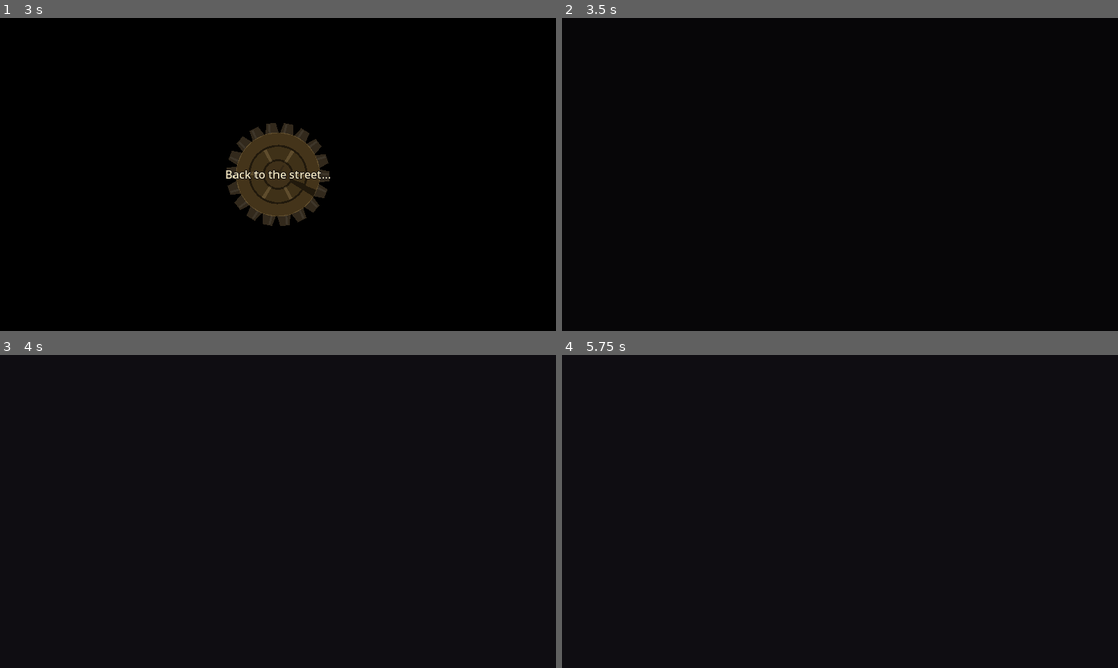
Above: before the commit, frames 1-4 (two rows, left to right).
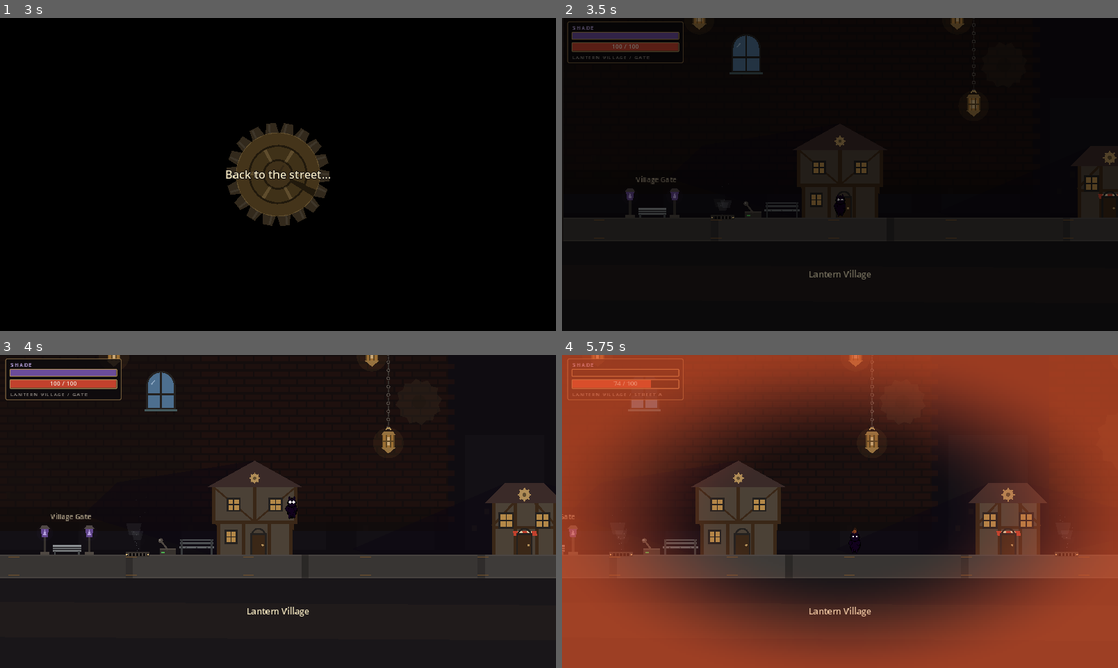
Above: after the commit, the same moments.

Repository: lukezhang2/Eclipseborn
Game: Godot game, scene res://scenes/rooms/HouseInterior.tscn
Two runs of this game, one before a commit and one after it. Both use one fixed random seed, a clock stepped at 60 frames per second and the inputs below. This scene is started directly instead of the project's main scene.
Inputs (mouse positions are in pixels of both pictures, inside the frame that each line leads up to):
- Up to frame 1 (3 s): tap Enter at 0.5 s; move the mouse to (400, 158) at 0.52 s; hold D (move_right) 0.53-1.25 s; tap E (interact) at 0.6, 2.3 s; click (400, 158) at 0.67 s; tap Space (jump) at 0.77 s; drag from (166, 190) to (505, 89) at 1.27 s; move the mouse to (333, 105) at 2.02 s; hold A (move_left) 2.03-2.75 s; hold S (crouch) 2.03-2.75 s; drag from (250, 237) to (350, 183) at 2.77 s
- Up to frame 2 (3.5 s): no input
- Up to frame 3 (4 s): move the mouse to (444, 558) at 3.52 s; hold D (move_right) from 3.53 s (still down); hold Down (look_down) from 3.53 s (still down); tap Space (jump) at 3.77 s; tap E (interact) at 3.8 s
- Up to frame 4 (5.75 s): release D (move_right) at 4.25 s; release Down (look_down) at 4.25 s; drag from (673, 464) to (756, 433) at 4.27 s; move the mouse to (867, 511) at 5.02 s; hold D (move_right) from 5.03 s (still down); hold V (pull) from 5.03 s (still down); click (867, 511) at 5.17 s; tap E (interact) at 5.3 s

Frame 1 is identical in both runs. In frame 2, 6.3% of the frame differs, in the area x 0-100%, y 0-84%; in frame 3, 16%; in frame 4, 86%, in the area x 0-100%, y 0-100%.
Error before the commit: Invalid assignment of property or key 'map_min_24' with value of type 'float' on a base object of type 'Node (GameState.gd)'. (res://scripts/world/LanternVilla…

Commit message:
v0.1.36: fix rooms crashing on load; light fits the houses; village polish.
v0.1.34's letter-to-number piece id rename also renamed code names that
end in a single letter (map_min_x -> map_min_24, MAP_W -> MAP_23, ...).
GameState has no map_min_24, so LanternVillage and CursedCottage errored
in _ready and never finished building. Restored those identifiers in
LanternVillage, CursedCottage and ZoneCatalog; string piece ids keep the
new numbers.

Light washes were built with the lamp as the first vertex, so the fan
never closed and left an unlit wedge pointing right from every lamp; they
now use ray end points only. House light blockers were wider at the eaves
than at the base (and backed by a hull/AABB), so they blocked the empty
space beside each wall; they are now exactly the walls plus the roof
above them, and LightOnlyBlocker's physics shape is the exact outline
split into convex pieces. Fixed lamps in rooms without a solid ceiling
hang their link chain from the overhead pipe; wire lanterns use the same
chain. Decor crates are dark-oak planks (no X). Jars keep their
proportions in wide boxes. Bench and vent nudged clear of the Keep and
Gearwright in lukezhang's v0.1.32 layout.

Co-Authored-By: Claude Opus 5.5 <noreply@anthropic.com>

Diff:
--- a/data/levels/lantern_village.json
+++ b/data/levels/lantern_village.json
@@ -132,7 +132,7 @@
 			"name": "Bench",
 			"rotation": 0,
 			"w": 60,
-			"x": 455,
+			"x": 421,
 			"y": 500
 		},
 		{
@@ -146,7 +146,7 @@
 			"name": "Steam Vent",
 			"rotation": 0,
 			"w": 36,
-			"x": 1053,
+			"x": 1080,
 			"y": 500
 		},
 		{
--- a/project.godot
+++ b/project.godot
@@ -7,7 +7,7 @@
 
 config/name="Eclipseborn"
 config/description="You aren't moving platforms. You're changing what counts as a platform."
-config/version="0.1.35"
+config/version="0.1.36"
 run/main_scene="res://scenes/ui/BootSplash.tscn"
 config/features=PackedStringArray("4.3", "Forward Plus")
 config/icon="res://icon.svg"
--- a/scripts/autoload/ShadowWorld.gd
+++ b/scripts/autoload/ShadowWorld.gd
@@ -326,14 +326,15 @@
 		exclude = light.get_exclude_rids()
 
 	var angles := _collect_ray_angles(origin, radius, view)
+	## Ray end points only. With the origin as the first vertex, the polygon's closing edge ran
+	## back to the origin and left the wedge between the last and first ray (angle 0) unlit.
 	var pts := PackedVector2Array()
-	pts.append(origin)
 	for i in angles.size():
 		var dir := Vector2.from_angle(angles[i])
 		pts.append(_cast_ray(space, origin, dir, radius, exclude))
 
-	if pts.size() < 4:
-		pts = PackedVector2Array([origin])
+	if pts.size() < 3:
+		pts = PackedVector2Array()
 		for i in 24:
 			var a := TAU * float(i) / 24.0
 			pts.append(origin + Vector2.from_angle(a) * mini(radius, 64.0))
@@ -364,10 +365,10 @@
 	ring.default_color = Color(core.r, core.g, core.b, mini(0.9, core.a + 0.25 + intensity * 0.08))
 	ring.z_index = -11
 	ring.clear_points()
-	for i in range(1, pts.size()):
-		ring.add_point(pts[i])
-	if pts.size() > 1:
-		ring.add_point(pts[1])
+	for p in pts:
+		ring.add_point(p)
+	if pts.size() > 0:
+		ring.add_point(pts[0])
 	_root.add_child(ring)
 	_visuals.append(ring)
 
--- a/scripts/editor/ZoneCatalog.gd
+++ b/scripts/editor/ZoneCatalog.gd
@@ -66,12 +66,12 @@
 
 static func _village() -> Array:
 	var FLOOR_TOP := PieceSpecs.floor_top_for_zone("lantern_village")
-	var MAP_23 := 3200.0
+	var MAP_W := 3200.0
 	var out: Array = []
-	out.append(_p("floor_main", "floor", "Cobble Floor", MAP_23 * 0.5, 520, MAP_23, 40))
+	out.append(_p("floor_main", "floor", "Cobble Floor", MAP_W * 0.5, 520, MAP_W, 40))
 	out.append(_p("border_left", "wall", "Border Left", 24, 330, 48, 360))
-	out.append(_p("border_right", "wall", "Border Right", MAP_23 - 24, 330, 48, 360))
-	out.append(_p("pipe_wire", "prop_pipe", "Overhead Wire", MAP_23 * 0.5, 90, MAP_23 - 120, 12))
+	out.append(_p("border_right", "wall", "Border Right", MAP_W - 24, 330, 48, 360))
+	out.append(_p("pipe_wire", "prop_pipe", "Overhead Wire", MAP_W * 0.5, 90, MAP_W - 120, 12))
 	out.append(_plight("lantern_1", "Hanging Lantern 1", 280, 160, 120))
 	out.append(_plight("lantern_2", "Hanging Lantern 2", 720, 160, 120))
 	out.append(_plight("lantern_3", "Hanging Lantern 3", 1600, 160, 120))
@@ -106,7 +106,7 @@
 	out.append(_p("bg_gear_2", "prop_bg_gear", "BG Gear 2", 2200, 260, 140, 140))
 	out.append(_p("enemy_1", "prop_enemy", "Wander Enemy 1", 1500, FLOOR_TOP - 20, 28, 36))
 	out.append(_p("enemy_2", "prop_enemy", "Wander Enemy 2", 2050, FLOOR_TOP - 20, 28, 36))
-	out.append(_p("tower", "prop_tower", "Clockwork Tower", MAP_23 - 200, FLOOR_TOP, 160, 280))
+	out.append(_p("tower", "prop_tower", "Clockwork Tower", MAP_W - 200, FLOOR_TOP, 160, 280))
 	out.append(_p("shade_heart", "prop_pickup", "Shade Heart", 2407.53247070312, 256, 28, 28))
 	out.append(_p("checkpoint_gate", "prop_checkpoint", "Checkpoint (village gate) — the … hearth", 200, FLOOR_TOP, 56, 24))
 	return out
@@ -115,19 +115,19 @@
 static func _house_interior(house_id: String) -> Array:
 	var profile := HouseProfiles.get_profile(house_id)
 	var FLOOR_TOP := 500.0
-	var MAP_23 := 720.0
+	var MAP_W := 720.0
 	var out: Array = []
-	out.append(_p("floor_main", "floor", "Shop Floor", MAP_23 * 0.5, FLOOR_TOP + 20.0, MAP_23, 40))
-	out.append(_p("roof_main", "wall", "Shop Roof", MAP_23 * 0.5, 180.0, MAP_23, 36))
+	out.append(_p("floor_main", "floor", "Shop Floor", MAP_W * 0.5, FLOOR_TOP + 20.0, MAP_W, 40))
+	out.append(_p("roof_main", "wall", "Shop Roof", MAP_W * 0.5, 180.0, MAP_W, 36))
 	out.append(_p("border_left", "wall", "Border Left", 24, 330, 48, 360))
-	out.append(_p("border_right", "wall", "Border Right", MAP_23 - 24, 330, 48, 360))
-	out.append(_p("desk", "prop_desk", "Shop Desk", MAP_23 * 0.5, FLOOR_TOP - 8, 200, 28))
+	out.append(_p("border_right", "wall", "Border Right", MAP_W - 24, 330, 48, 360))
+	out.append(_p("desk", "prop_desk", "Shop Desk", MAP_W * 0.5, FLOOR_TOP - 8, 200, 28))
 	out.append(_p("exit_door", "prop_exit", "Exit Door", 80, FLOOR_TOP, 40, 50))
-	out.append(_plight("lamp_moon", "Moon Lamp", MAP_23 - 100, 260, 140))
+	out.append(_plight("lamp_moon", "Moon Lamp", MAP_W - 100, 260, 140))
 	out.append(_pnpc(
 		str(profile.get("npc_id", "npc_shop")),
 		str(profile.get("keeper_name", "Keeper")),
-		MAP_23 * 0.5,
+		MAP_W * 0.5,
 		float(profile.get("npc_25", FLOOR_TOP - 40)),
 		profile.get("lines", []),
 		profile.get("shop_items", ShopCatalog.default_shop_stock())
--- a/scripts/shadow/LightOnlyBlocker.gd
+++ b/scripts/shadow/LightOnlyBlocker.gd
@@ -19,16 +19,14 @@
 	body.set_meta("light_only_blocker", true)
 	body.collision_layer = PieceSpecs.LIGHT_BLOCK_PHYSICS_LAYER
 	body.collision_mask = 0
-	## Rectangle hull is more reliable for ray hits than a concave roof poly.
-	var aabb := Rect2(local_poly[0], Vector2.ZERO)
-	for p in local_poly:
-		aabb = aabb.expand(p)
-	var cs := CollisionShape2D.new()
-	var rect := RectangleShape2D.new()
-	rect.size = aabb.size
-	cs.shape = rect
-	cs.position = aabb.position + aabb.size * 0.5
-	body.add_child(cs)
+	## Exact outline, split into convex pieces: as reliable for ray hits as a rectangle, but it
+	## never blocks open space (a bounding box or hull blocks the empty corners beside a roof).
+	for piece in Geometry2D.decompose_polygon_in_convex(local_poly):
+		var cs := CollisionShape2D.new()
+		var shape := ConvexPolygonShape2D.new()
+		shape.points = piece
+		cs.shape = shape
+		body.add_child(cs)
 	parent.add_child(body)
 
 	## Full silhouette for geometry occlusion (includes roof peak).
--- a/scripts/shadow/LightSource.gd
+++ b/scripts/shadow/LightSource.gd
@@ -203,7 +203,15 @@
 	var top := Vector2(0, -24)
 	var d := WorldArt.ceiling_distance(self, top)
 	if d <= 0.0:
-		return
+		## Rooms without a solid ceiling (Lantern Village) publish the overhead pipe's height.
+		var room: Node = get_parent()
+		while room != null and not room.has_meta("ceiling_y"):
+			room = room.get_parent()
+		if room == null:
+			return
+		d = global_position.y + top.y - float(room.get_meta("ceiling_y"))
+		if d <= 0.0:
+			return
 	var chain := WorldArt.new()
 	chain.kind = WorldArt.Kind.CHAIN
 	chain.size = Vector2(0, d)
--- a/scripts/world/CursedCottage.gd
+++ b/scripts/world/CursedCottage.gd
@@ -4,33 +4,33 @@
 
 ## Camera zoom ~1.35 → visible height ≈ 533. Floor near bottom, roof near top.
 const FLOOR_CENTER := 500.0
-const FLOOR_8 := 36.0
-const FLOOR_TOP := FLOOR_CENTER - FLOOR_8 * 0.5  # 482
+const FLOOR_H := 36.0
+const FLOOR_TOP := FLOOR_CENTER - FLOOR_H * 0.5  # 482
 const ROOF_CENTER := 200.0
-const ROOF_8 := 36.0
-const ROOF_BOTTOM := ROOF_CENTER + ROOF_8 * 0.5  # 218
-const MAP_23 := 4000.0
+const ROOF_H := 36.0
+const ROOF_BOTTOM := ROOF_CENTER + ROOF_H * 0.5  # 218
+const MAP_W := 4000.0
 
 
 func _ready() -> void:
-	GameState.map_min_24 = 40.0
-	GameState.map_max_24 = MAP_23 - 100.0
+	GameState.map_min_x = 40.0
+	GameState.map_max_x = MAP_W - 100.0
 	LevelCommon.spawn_ui(self)
 	LevelCommon.make_shadow_root(self)
-	LevelCommon.add_backdrop(self, MAP_23, 780, FLOOR_TOP, ROOF_CENTER - ROOF_8 * 0.5)
-	LevelCommon.add_underfloor_fill(self, MAP_23, FLOOR_CENTER + FLOOR_8 * 0.5)
-
-	LevelCommon.add_steel_floor(self, MAP_23 * 0.5, FLOOR_CENTER, MAP_23, FLOOR_8)
-	LevelCommon.add_border_walls(self, MAP_23, FLOOR_TOP, ROOF_CENTER - ROOF_8 * 0.5)
+	LevelCommon.add_backdrop(self, MAP_W, 780, FLOOR_TOP, ROOF_CENTER - ROOF_H * 0.5)
+	LevelCommon.add_underfloor_fill(self, MAP_W, FLOOR_CENTER + FLOOR_H * 0.5)
+
+	LevelCommon.add_steel_floor(self, MAP_W * 0.5, FLOOR_CENTER, MAP_W, FLOOR_H)
+	LevelCommon.add_border_walls(self, MAP_W, FLOOR_TOP, ROOF_CENTER - ROOF_H * 0.5)
 	# Roof — sits at top of player vision
-	LevelCommon.add_wall(self, MAP_23 * 0.5, ROOF_CENTER, MAP_23, ROOF_8)
+	LevelCommon.add_wall(self, MAP_W * 0.5, ROOF_CENTER, MAP_W, ROOF_H)
 
 	for i in 5:
-		var face_8 := FLOOR_TOP - ROOF_BOTTOM - 10.0
-		var face_25 := ROOF_BOTTOM + face_8 * 0.5
-		LevelCommon.add_brick_wall_face(self, 400.0 + i * 800.0, face_25, 800.0, face_8)
-
-	LevelCommon.add_pipe(self, Vector2(40, ROOF_BOTTOM + 20), Vector2(MAP_23 - 100, ROOF_BOTTOM + 20), 12.0)
+		var face_h := FLOOR_TOP - ROOF_BOTTOM - 10.0
+		var face_y := ROOF_BOTTOM + face_h * 0.5
+		LevelCommon.add_brick_wall_face(self, 400.0 + i * 800.0, face_y, 800.0, face_h)
+
+	LevelCommon.add_pipe(self, Vector2(40, ROOF_BOTTOM + 20), Vector2(MAP_W - 100, ROOF_BOTTOM + 20), 12.0)
 	LevelCommon.add_valve(self, Vector2(220, ROOF_BOTTOM + 90))
 	LevelCommon.add_window(self, 180, ROOF_BOTTOM + 100, 48, 56, true)
 	LevelCommon.add_window(self, 980, ROOF_BOTTOM + 100, 48, 56, true)
@@ -61,19 +61,19 @@
 	elif GameState.editor_playtesting:
 		spawn = Vector2(120, FLOOR_TOP - 40)
 	elif not GameState.needs_intro_cutscene and GameState.current_zone_id == "cursed_cottage":
-		if GameState.last_position != Vector2.ZERO and GameState.last_position.x < MAP_23:
+		if GameState.last_position != Vector2.ZERO and GameState.last_position.x < MAP_W:
 			spawn = Vector2(GameState.last_position.x, FLOOR_TOP - 40)
 		elif GameState.checkpoint_position != Vector2.ZERO:
 			spawn = Vector2(GameState.checkpoint_position.x, FLOOR_TOP - 40)
 	var player := LevelCommon.spawn_player(self, spawn)
-	LevelCommon.configure_camera(player, ROOF_CENTER - ROOF_8 * 0.5, FLOOR_CENTER + FLOOR_8 * 0.5 + 40.0, GameState.map_min_24, GameState.map_max_24)
+	LevelCommon.configure_camera(player, ROOF_CENTER - ROOF_H * 0.5, FLOOR_CENTER + FLOOR_H * 0.5 + 40.0, GameState.map_min_x, GameState.map_max_x)
 	GameState.enter_room("cursed_cottage", "hall")
 	if not GameState.editor_playtesting:
 		SaveManager.autosave()
 
 
-func _box_y(size_25: float = 58.0) -> float:
-	return FLOOR_TOP - size_25 * 0.5
+func _box_y(size_y: float = 58.0) -> float:
+	return FLOOR_TOP - size_y * 0.5
 
 
 func _build_room_triggers() -> void:
@@ -87,10 +87,10 @@
 
 func _build_crate_room() -> void:
 	## Lamp above floating platform — platform occludes light so standing under it is safe.
-	var platform_25 := FLOOR_TOP - 100.0
-	LevelCommon.add_steel_floor(self, 1120, platform_25, 180, 22)
+	var platform_y := FLOOR_TOP - 100.0
+	LevelCommon.add_steel_floor(self, 1120, platform_y, 180, 22)
 	var lamp := LightSource.new()
-	lamp.position = Vector2(1120, platform_25 - 70.0)
+	lamp.position = Vector2(1120, platform_y - 70.0)
 	lamp.light_kind = GameState.LightKind.HEARTH
 	lamp.radius = 240.0
 	lamp.shadow_length = 300.0
@@ -105,14 +105,14 @@
 
 func _build_pull_room() -> void:
 	## Tall wall blocks the path. Crate starts against a left backstop — pull, climb, clear.
-	var tall_8 := 100.0
-	var tall_24 := 2080.0
-	LevelCommon.add_wall(self, tall_24, FLOOR_TOP - tall_8 * 0.5, 32, tall_8)
-
-	var backstop_8 := 49.701171875
-	var backstop_23 := 33.0551719665527
-	var backstop_24 := 1854.39147949219
-	LevelCommon.add_wall(self, backstop_24, FLOOR_TOP - backstop_8 * 0.5, backstop_23, backstop_8)
+	var tall_h := 100.0
+	var tall_x := 2080.0
+	LevelCommon.add_wall(self, tall_x, FLOOR_TOP - tall_h * 0.5, 32, tall_h)
+
+	var backstop_h := 49.701171875
+	var backstop_w := 33.0551719665527
+	var backstop_x := 1854.39147949219
+	LevelCommon.add_wall(self, backstop_x, FLOOR_TOP - backstop_h * 0.5, backstop_w, backstop_h)
 
 	var box := PushableBox.new()
 	box.box_size = Vector2(58, 58)
--- a/scripts/world/House.gd
+++ b/scripts/world/House.gd
@@ -56,16 +56,10 @@
 	_apply_light_block(hx)
 
 
-func _apply_light_block(hx: float) -> void:
-	## Full facade + roof peak — geometry occluder drives burns AND wash cuts.
-	var poly := PackedVector2Array([
-		Vector2(-hx - 10, 4),
-		Vector2(hx + 10, 4),
-		Vector2(hx + 10, -height),
-		Vector2(0, -height - 40),
-		Vector2(-hx - 10, -height),
-	])
-	LightOnlyBlocker.attach(self, poly, blocks_light)
+func _apply_light_block(_hx: float) -> void:
+	## Silhouette of the drawn house (walls + roof) — geometry occluder drives burns AND wash cuts.
+	var style := art_style if art_style >= 0 else _pick_style()
+	LightOnlyBlocker.attach(self, WorldArt.house_silhouette(style, width, height), blocks_light)
 
 
 func _process(_delta: float) -> void:
--- a/scripts/world/LanternVillage.gd
+++ b/scripts/world/LanternVillage.gd
@@ -3,34 +3,36 @@
 
 
 const FLOOR_CENTER := 520.0
-const FLOOR_8 := 40.0
-const FLOOR_TOP := FLOOR_CENTER - FLOOR_8 * 0.5  # 500
+const FLOOR_H := 40.0
+const FLOOR_TOP := FLOOR_CENTER - FLOOR_H * 0.5  # 500
 const ROOF_TOP := 160.0
-const MAP_23 := 3200.0
+const MAP_W := 3200.0
 const HATCH_SPAWN := Vector2(160, 460)
 
 
 func _ready() -> void:
 	GameState.current_zone_id = "lantern_village"
-	GameState.map_min_24 = 40.0
-	GameState.map_max_24 = MAP_23 - 80.0
+	GameState.map_min_x = 40.0
+	GameState.map_max_x = MAP_W - 80.0
 	LevelCommon.spawn_ui(self)
 	LevelCommon.make_shadow_root(self)
-	LevelCommon.add_backdrop(self, MAP_23, 780, FLOOR_TOP, ROOF_TOP)
-	LevelCommon.add_underfloor_fill(self, MAP_23, FLOOR_CENTER + FLOOR_8 * 0.5)
-
-	LevelCommon.add_cobble_floor(self, MAP_23 * 0.5, FLOOR_CENTER, MAP_23, FLOOR_8)
-	LevelCommon.add_border_walls(self, MAP_23, FLOOR_TOP, ROOF_TOP)
+	LevelCommon.add_backdrop(self, MAP_W, 780, FLOOR_TOP, ROOF_TOP)
+	LevelCommon.add_underfloor_fill(self, MAP_W, FLOOR_CENTER + FLOOR_H * 0.5)
+
+	LevelCommon.add_cobble_floor(self, MAP_W * 0.5, FLOOR_CENTER, MAP_W, FLOOR_H)
+	LevelCommon.add_border_walls(self, MAP_W, FLOOR_TOP, ROOF_TOP)
 
 	LevelCommon.add_brick_wall_face(self, 400, 280, 900, 360)
 	LevelCommon.add_brick_wall_face(self, 1500, 280, 900, 360)
 	LevelCommon.add_brick_wall_face(self, 2500, 280, 800, 360)
 
-	var wire_25 := 90.0
-	LevelCommon.add_pipe(self, Vector2(40, wire_25), Vector2(MAP_23 - 80, wire_25), 12.0)
+	var wire_y := 90.0
+	LevelCommon.add_pipe(self, Vector2(40, wire_y), Vector2(MAP_W - 80, wire_y), 12.0)
+	## No physical ceiling here: fixed lamps hang their chains from this pipe instead.
+	set_meta("ceiling_y", wire_y + 6.0)
 	LevelCommon.add_window(self, 360, 220, 44, 60, false)
-	LevelCommon.add_bench(self, Vector2(455, FLOOR_TOP))
-	LevelCommon.add_steam_vent(self, Vector2(1053, FLOOR_TOP))
+	LevelCommon.add_bench(self, Vector2(421, FLOOR_TOP))
+	LevelCommon.add_steam_vent(self, Vector2(1080, FLOOR_TOP))
 
 	_build_houses()
 	_build_all_lights()
@@ -69,7 +71,7 @@
 
 	var spawn := _resolve_spawn()
 	var player := LevelCommon.spawn_player(self, spawn)
-	LevelCommon.configure_camera(player, ROOF_TOP, FLOOR_CENTER + FLOOR_8 * 0.5 + 40.0, GameState.map_min_24, GameState.map_max_24)
+	LevelCommon.configure_camera(player, ROOF_TOP, FLOOR_CENTER + FLOOR_H * 0.5 + 40.0, GameState.map_min_x, GameState.map_max_x)
 	GameState.enter_room("lantern_village", "gate")
 	if not GameState.editor_playtesting:
 		SaveManager.autosave()
@@ -85,13 +87,13 @@
 	elif GameState.last_position != Vector2.ZERO:
 		## Continue / logout position — death still uses checkpoint_position (hearth).
 		var lx := GameState.last_position.x
-		if lx >= 40.0 and lx <= MAP_23 - 80.0:
+		if lx >= 40.0 and lx <= MAP_W - 80.0:
 			spawn.x = lx
 	elif GameState.checkpoint_position != Vector2.ZERO:
 		var cx := GameState.checkpoint_position.x
-		if cx >= 40.0 and cx <= MAP_23 - 80.0:
+		if cx >= 40.0 and cx <= MAP_W - 80.0:
 			spawn.x = cx
-	spawn.x = clampf(spawn.x, GameState.map_min_24 + 40.0, MAP_23 - 80.0)
+	spawn.x = clampf(spawn.x, GameState.map_min_x + 40.0, MAP_W - 80.0)
 	spawn.y = FLOOR_TOP - 40.0
 	GameState.last_position = spawn
 	## Never overwrite a real rest hearth with the continue spawn point.
@@ -102,10 +104,10 @@
 
 func _build_all_lights() -> void:
 	## Rebuild every village lantern so washes + burn share the new occluder path.
-	var wire_25 := 90.0
+	var wire_y := 90.0
 	## Hanging candles along the wire (burn, short reach).
 	for x in [280.0, 720.0, 1180.0, 1600.0, 2100.0, 2600.0]:
-		LevelCommon.add_hanging_lantern(self, Vector2(x, wire_25), 70.0, 150.0)
+		LevelCommon.add_hanging_lantern(self, Vector2(x, wire_y), 70.0, 150.0)
 
 	## Street hearth by Lantern Keep — houses must actually cover this wash.
 	var street_lamp := _make_hearth_lamp("lamp_street", Vector2(748, 312), 250.0)
@@ -157,12 +159,12 @@
 	add_child(house)
 
 
-func _make_hearth_lamp(catalog_id: String, fallback_pos: Vector2, fallback_18: float) -> LightSource:
+func _make_hearth_lamp(catalog_id: String, fallback_pos: Vector2, fallback_r: float) -> LightSource:
 	var lamp := LightSource.new()
 	lamp.position = fallback_pos
 	lamp.light_kind = GameState.LightKind.HEARTH
-	lamp.radius = fallback_18
-	lamp.shadow_length = fallback_18 + 50.0
+	lamp.radius = fallback_r
+	lamp.shadow_length = fallback_r + 50.0
 	lamp.pushable = false
 	var saved := LevelData.merged_piece("lantern_village", catalog_id)
 	if not saved.is_empty():
@@ -220,12 +222,12 @@
 	_spawn_catalog_bg_gear("bg_gear_2", Vector2(2200, 260), 70.0, -5.0)
 
 
-func _spawn_catalog_bg_gear(catalog_id: String, fallback_pos: Vector2, fallback_18: float, spin: float) -> void:
+func _spawn_catalog_bg_gear(catalog_id: String, fallback_pos: Vector2, fallback_r: float, spin: float) -> void:
 	if LevelData.is_removed("lantern_village", catalog_id):
 		return
 	var saved := LevelData.merged_piece("lantern_village", catalog_id)
 	var pos := fallback_pos
-	var r := fallback_18
+	var r := fallback_r
 	if not saved.is_empty():
 		pos = Vector2(float(saved.get("x", pos.x)), float(saved.get("y", pos.y)))
 		r = maxf(float(saved.get("w", r * 2.0)), float(saved.get("h", r * 2.0))) * 0.5
@@ -264,5 +266,5 @@
 
 func _build_clockwork_tower() -> void:
 	var tower := ClockworkTower.new()
-	tower.position = Vector2(MAP_23 - 200, FLOOR_TOP)
+	tower.position = Vector2(MAP_W - 200, FLOOR_TOP)
 	add_child(tower)
--- a/scripts/world/LevelCommon.gd
+++ b/scripts/world/LevelCommon.gd
@@ -326,10 +326,10 @@
 	]), true)
 
 static func add_crate_prop(parent: Node2D, pos: Vector2, size: Vector2 = Vector2(36, 28)) -> void:
-	## Non-interactive scenery crate (same dark-oak X-brace look as pushable crates).
+	## Non-interactive scenery crate: dark-oak planks without the X brace pushable crates have.
 	var art := WorldArt.new()
 	art.kind = WorldArt.Kind.CRATE
-	art.style = 7
+	art.style = 9
 	art.size = size
 	art.position = pos
 	parent.add_child(art)
@@ -369,12 +369,11 @@
 
 static func add_hanging_lantern(parent: Node2D, wire_pos: Vector2, drop: float = 70.0, radius: float = 150.0) -> void:
 	## Lantern suspended from the overhead pipe/wire at wire_pos.
-	var chain := Line2D.new()
-	chain.width = 2.0
-	chain.default_color = Color(0.35, 0.32, 0.28)
-	chain.add_point(wire_pos)
-	# Ends at the top ring of the caged lantern the LightSource draws.
-	chain.add_point(wire_pos + Vector2(0, drop - 20))
+	# Link chain from the top ring of the caged lantern up to the wire.
+	var chain := WorldArt.new()
+	chain.kind = WorldArt.Kind.CHAIN
+	chain.size = Vector2(0, drop - 20)
+	chain.position = wire_pos + Vector2(0, drop - 20)
 	chain.z_index = -1
 	parent.add_child(chain)
 	var hook := Polygon2D.new()
--- a/scripts/world/WorldArt.gd
+++ b/scripts/world/WorldArt.gd
@@ -53,6 +53,32 @@
 	return _ray_distance(n, Vector2(0, -max_dist), start)
 
 
+## Light-blocking outline of a drawn house (bottom-center origin): the walls plus the roof
+## above them. Eaves and the C1 jetty are left out on purpose, so light reaches all the way to
+## the walls instead of leaving a shadow strip under each overhang (the overhang art covers the
+## wash there anyway). Always convex. Matches _house / _house_timber.
+static func house_silhouette(house_style: int, w: float, h: float) -> PackedVector2Array:
+	# Tucked 1.5px inside the walls: wash rays stop just short of what they hit, so without the
+	# inset a hairline of shadow shows between the light and the wall.
+	var hx := w * 0.5 - 1.5
+	match house_style:
+		6:
+			# Jettied two-storey: roof triangle (±(hx+16) at -1.15h, apex -1.6h) clipped to the walls.
+			var eave := -h * 1.15 - h * 0.45 * (16.0 / (hx + 16.0))
+			return PackedVector2Array([Vector2(-hx, 4), Vector2(hx, 4), Vector2(hx, eave),
+				Vector2(0, -h * 1.6), Vector2(-hx, eave)])
+		9:
+			# Clockmaker: roof triangle (±(hx+12) at -h, apex -h-46) clipped to the walls.
+			var eave := -h - 46.0 * (12.0 / (hx + 12.0))
+			return PackedVector2Array([Vector2(-hx, 4), Vector2(hx, 4), Vector2(hx, eave),
+				Vector2(0, -h - 46.0), Vector2(-hx, eave)])
+		_:
+			# Timber workshop (C) and fallback: roof trapezoid (±(hx+12) at -h, ±0.6hx at -h-34).
+			var eave := -h - 34.0 * (12.0 / (hx * 0.4 + 12.0))
+			return PackedVector2Array([Vector2(-hx, 4), Vector2(hx, 4), Vector2(hx, eave),
+				Vector2(hx * 0.6, -h - 34.0), Vector2(-hx * 0.6, -h - 34.0), Vector2(-hx, eave)])
+
+
 static func _ray_distance(n: Node2D, dir: Vector2, start: Vector2 = Vector2.ZERO) -> float:
 	var from := n.global_position + start
 	var q := PhysicsRayQueryParameters2D.create(from, from + dir, 1)
@@ -77,7 +103,8 @@
 			if more: _platform_more()
 			else: _platform()
 		Kind.CRATE:
-			if style >= 6: _crate_wood_x()
+			if style == 9: _crate_pine_planks()
+			elif style >= 6: _crate_wood_x()
 			elif more: _crate_more()
 			else: _crate()
 		Kind.HOUSE:
@@ -785,6 +812,23 @@
 			draw_arc(Vector2(r.end.x, 0), 6.0, PI * 0.5, PI * 1.5, 8, Color("b39a6b"), 2.5)
 			draw_string(ThemeDB.fallback_font, Vector2(r.position.x + 9, r.end.y - 9), "07", HORIZONTAL_ALIGNMENT_LEFT, -1, 11, Color(EMBER, 0.7))
 			_outline(r, Color("2f271e"), 2.0)
+
+
+## Scenery crate: dark-oak boards in a frame, no X brace (pushable crates have the X).
+## Reads fine at any width/height.
+func _crate_pine_planks() -> void:
+	var r := Rect2(-size.x * 0.5, -size.y * 0.5, size.x, size.y)
+	var oak := Color("3a2716")
+	var oak_lo := Color("2a1c10")
+	_rect(r, oak)
+	var y := r.position.y + 7.0
+	while y < r.end.y - 4.0:
+		draw_line(Vector2(r.position.x + 3, y), Vector2(r.end.x - 3, y), oak_lo, 1.0)
+		y += 7.0
+	_plank_frame(r, Color("5e4129"), 3.0)
+	for c in _corners(r, 2.5):
+		draw_circle(c, 1.1, IRON_HI)
+	_outline(r, COAL, 1.5)
 
 
 ## More houses in the timber-workshop family (house C).
@@ -1480,8 +1524,11 @@
 ## Pot B reworked: a plain clay jar (no crack). The glow sits in its open mouth.
 func _pot_clay_jar() -> void:
 	# Simple flat jar: one clay colour, dark outline, rolled lip, glow in the mouth.
-	var w := size.x
-	var h := size.y
+	# Keep 28:36 proportions so wide/short editor boxes don't squash it; sit it on the box bottom.
+	var fit := minf(size.x / 28.0, size.y / 36.0)
+	var w := 28.0 * fit
+	var h := 36.0 * fit
+	draw_set_transform(Vector2(0, size.y * 0.5 - h * 0.5))
 	var pulse := 0.75 + 0.25 * sin(_t * 2.4)
 	var clay := Color("9a6646")
 	var line := Color("4a2c1c")
@@ -1511,6 +1558,7 @@
 	draw_rect(lip, Color("b27a55"), true)
 	draw_rect(Rect2(-w * 0.2, -h * 0.52, w * 0.4, h * 0.05), Color(0.75, 0.9, 1.0, 0.85 * pulse), true)
 	draw_line(Vector2(-w * 0.46, h * 0.08), Vector2(w * 0.46, h * 0.08), line, 2.0)
+	draw_set_transform(Vector2.ZERO)
 
 
 ## Hatch, side view: a low brass cellar hatch sitting on the floor (origin = floor contact,
Not shown, changed: AI planning.md
Not shown, removed: index-0_1_35.pck
Not shown, added: index-0_1_36.pck
Not shown, changed: index.html
Not shown, changed: index.pck
